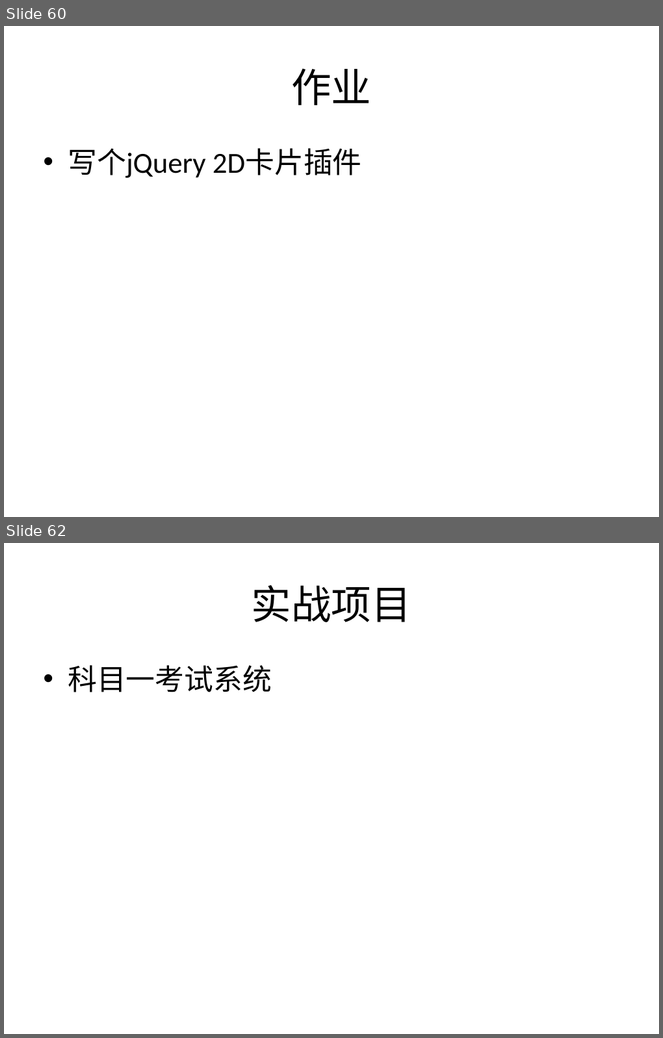
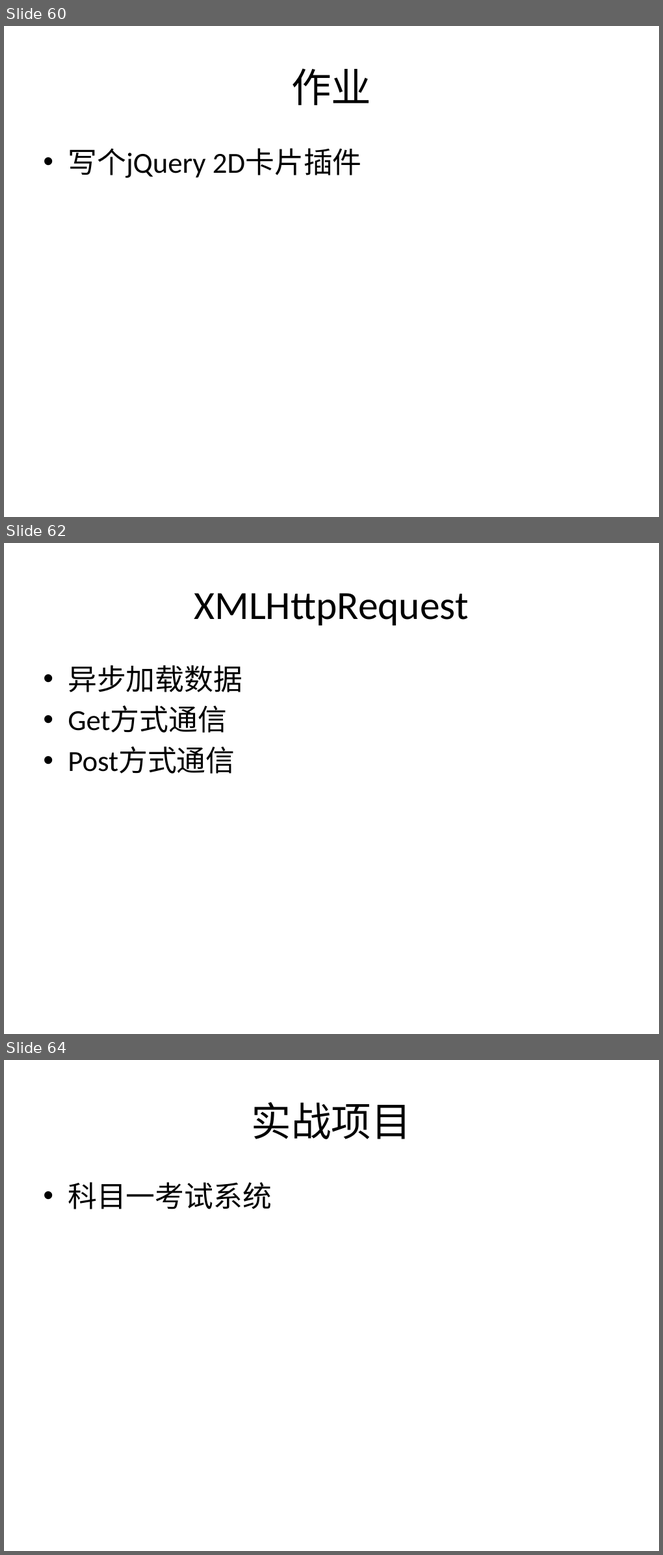
Before and after one commit to plter/HTML5Course20160612, a slide deck: Web前端教学记录.pptx. Shown one above the other, each under a label of ours: slides 60 and 62 before the commit, slides 60, 62 and 64 after it; the slides between them are not shown. The pictures are 663x1038 and 663x1555 pixels, drawn with LibreOffice and Linux fonts; fonts in the diff are those of the drawing. Boxes give left, top, right and bottom in pixels: in the first picture for what was removed or moved away, otherwise in the second. Text is boxed around its words. In the diff, an @@ line names an element or a change of style, - is before the commit and + after.

```diff
--- a/Web前端教学记录.pptx
+++ b/Web前端教学记录.pptx
@@ slide 62 added at (4,543,659,1034), background #FFFFFF @@
@@ title added at (194,593,469,626), 44 pt, text #000000 @@
+XMLHttpRequest
@@ text added at (68,665,243,774), 32 pt, text #000000 @@
+• 异步加载数据
+• Get方式通信
+• Post方式通信
@@ what was slide 62 is now slide 64 @@
```
Also in this commit, not shown: 1 slide changed, 1 other slide added, 13 other files.
